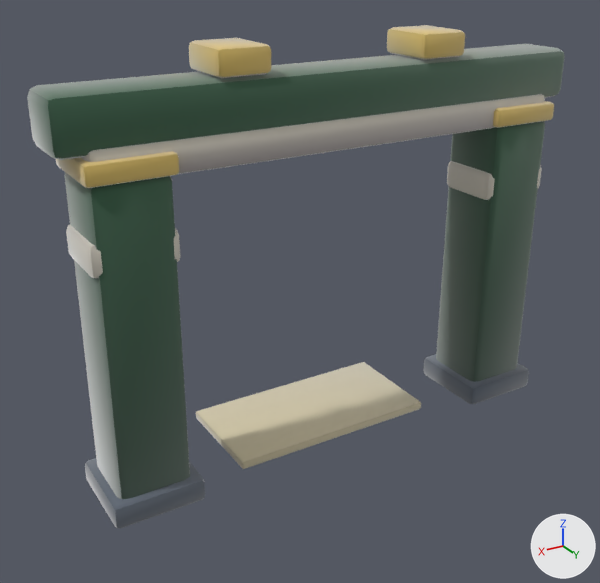
What one commit did to the glTF model assets/models/gates/66c4646a.glb.
One viewpoint serves both versions: a 50 mm lens placed at (4.47, 6.82, 5.21), pointed at (0.19, -0.3, 1.65). The axes (+X, +Y, +Z) are drawn at lower right. The lights are the same throughout. The picture after the commit comes second. Vertices at exactly the same position are counted once.

In view in the first picture: 'gate_66c4646a'.
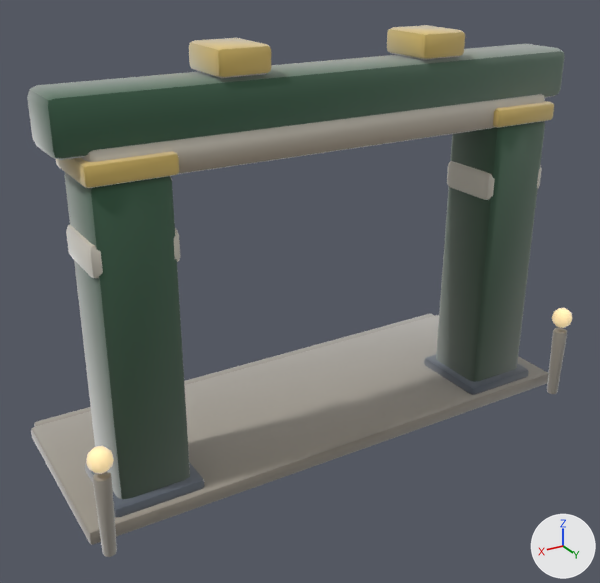
Changed parts and their boxes (x1, y1, x2, y2) in the pictures (600 x 583 px):
'gate_66c4646a', reshaped
    before: (27, 25, 565, 528)
    after: (27, 25, 572, 557)
part 1 of me_gate_66c4646a, added
    after: (552, 308, 572, 328)
part 2 of me_gate_66c4646a, added (beige)
    after: (86, 446, 113, 474)
part 3 of me_gate_66c4646a, added
    after: (547, 328, 567, 394)
part 4 of me_gate_66c4646a, added
    after: (93, 471, 117, 557)
part 5 of me_gate_66c4646a, added
    after: (31, 315, 549, 545)
part 6 of me_gate_66c4646a, added (mostly hidden)
    after: (34, 314, 435, 427)
part 7 of me_gate_66c4646a, edited (looks the same)
    both: (27, 29, 565, 518)

Diff of the bpy script that builds the scene:
```diff
--- a/assets/models/gates/66c4646a.glb.py
+++ b/assets/models/gates/66c4646a.glb.py
@@ mat_clay__ffe2a8_0_95__ffe2a8 @@
+mat_clay__ffe2a8_0_95__ffe2a8 = bpy.data.materials.new('clay_#FFE2A8_0.95_#FFE2A8')
+# nodes: BsdfPrincipled, Mix, OutputMaterial, VertexColor
+# colours: beige #bca67a, beige #ffe2a8, mixed with the vertex colours
@@ mat_clay__9e978a_0_93 @@
+mat_clay__9e978a_0_93 = bpy.data.materials.new('clay_#9E978A_0.93_-')
+# nodes: BsdfPrincipled, Mix, OutputMaterial, VertexColor
+# colours: grey #9e978a, mixed with the vertex colours
@@ mat_clay__b9b2a2_0_93 @@
+mat_clay__b9b2a2_0_93 = bpy.data.materials.new('clay_#B9B2A2_0.93_-')
+# nodes: BsdfPrincipled, Mix, OutputMaterial, VertexColor
+# colours: grey #b9b2a2, mixed with the vertex colours
@@ me_gate_66c4646a @@
 # used by ob_gate_66c4646a; location = (0.0, 0.0, 0.0)
-me_gate_66c4646a.from_pydata(...)  # 728 vertices, 1404 faces; spans x -2.84..2.84, y -1.0..0.48, z -0.01..4.34
+me_gate_66c4646a.from_pydata(...)  # 1228 vertices, 2376 faces; spans x -2.96..2.96, y -1.71..0.83, z -0.01..4.34
+# me_gate_66c4646a part 1: a new loose piece, a UV sphere (10 segments, 6 rings, poles along z) spanning x -2.95..-2.71, y 0.6..0.83, z 0.9..1.14, in mat_clay__ffe2a8_0_95__ffe2a8
+# me_gate_66c4646a part 2: a new loose piece, a UV sphere (10 segments, 6 rings, poles along z) spanning x 2.71..2.95, y 0.6..0.83, z 0.9..1.14, in mat_clay__ffe2a8_0_95__ffe2a8
+# me_gate_66c4646a part 3: a new loose piece of 114 vertices spanning x -2.91..-2.75, y 0.64..0.8, z 0.0..0.86, in mat_clay__9e978a_0_93
+# me_gate_66c4646a part 4: a new loose piece of 114 vertices spanning x 2.74..2.91, y 0.63..0.8, z 0.0..0.86, in mat_clay__9e978a_0_93
+# me_gate_66c4646a part 5: a new loose piece of 56 vertices spanning x -2.96..2.96, y -1.55..0.55, z 0.0..0.16, in mat_clay__9e978a_0_93
+# me_gate_66c4646a part 6: a new loose piece of 56 vertices spanning x -2.89..2.88, y -1.71..-1.37, z 0.0..0.12, in mat_clay__9e978a_0_93
+# me_gate_66c4646a part 7: 1348 kept faces spanning x -2.84..2.84, y -1.0..0.48, z -0.01..4.33 get new vertex colours
+# other edits to the shape of me_gate_66c4646a do not show in these pictures
 me_gate_66c4646a.materials.append(mat_clay__346346_0_93)
@@ me_gate_66c4646a @@
 me_gate_66c4646a.materials.append(mat_clay__d8cca8_0_93)
+me_gate_66c4646a.materials.append(mat_clay__9e978a_0_93)
+me_gate_66c4646a.materials.append(mat_clay__b9b2a2_0_93)
+me_gate_66c4646a.materials.append(mat_clay__ffe2a8_0_95__ffe2a8)
```
